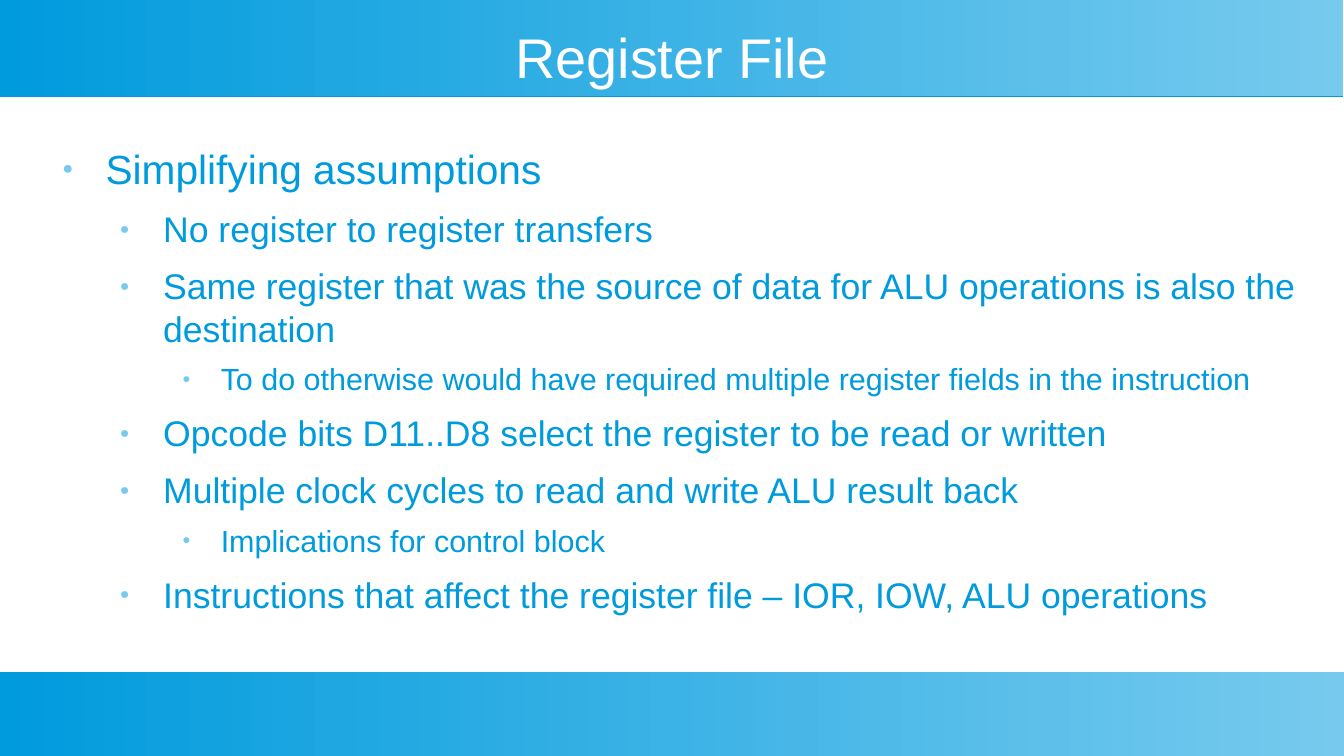
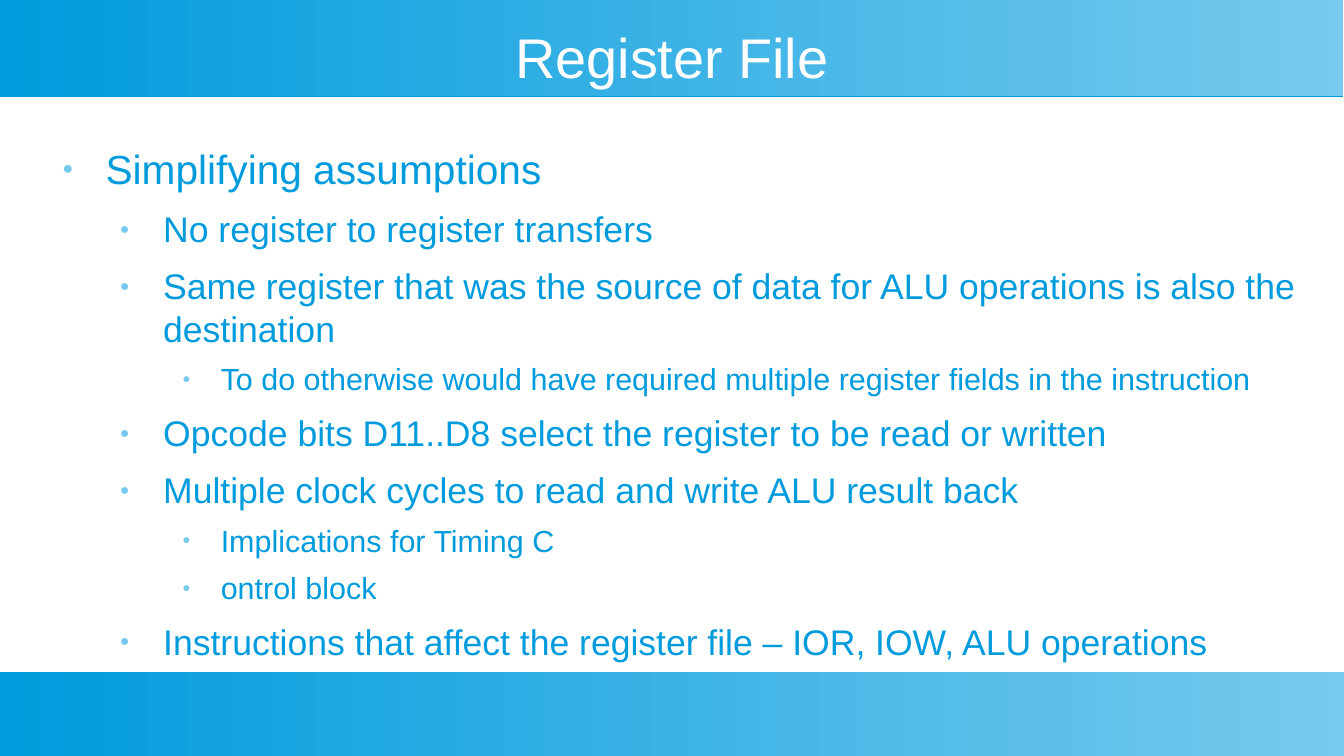
Before and after one commit to douggilliland/Design_A_CPU, a slide deck: slide 12 of Docs/DIY-FPGA-Computer-02_Architecture.odp. Drawn at 1344x756 pixels with LibreOffice and Linux fonts; fonts in the diff are those of the drawing. Boxes give left, top, right and bottom in pixels: in the first picture for what was removed or moved away, otherwise in the second. Text is boxed around its words. In the diff, an @@ line names an element or a change of style, - is before the commit and + after.

```diff
--- a/Docs/DIY-FPGA-Computer-02_Architecture.odp
+++ b/Docs/DIY-FPGA-Computer-02_Architecture.odp
@@ text at (x1=221, y1=530, x2=554, y2=600): text changed @@
-    ● Implications for control block
+    ● Implications for Timing C
+    ● ontrol block
```
Also in this commit, not shown: 3 other slides changed, 5 other files.
